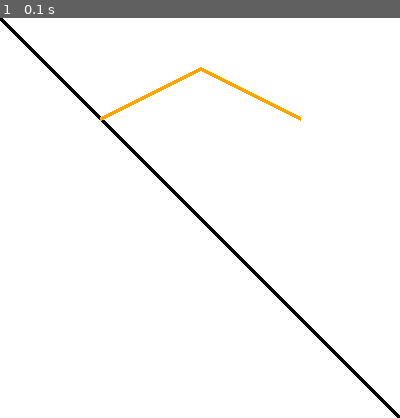
Above: before the commit, frame 1.
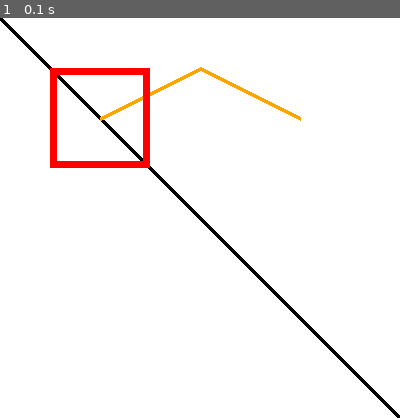
Above: after the commit, the same moment.

Repository: albashzia/Python_Pygame_Practice_Programs
Game: pygame game, started from Code/drawing_shapes.py
The game is run twice, just before and just after one commit, with the same random seed, the same clock (stepped at 60 frames per second) and the same inputs.
Inputs:
- Up to frame 1 (0.1 s): no input

The runs differ from the first frame. In frame 1, 1.6% of the frame differs, in the area x 12-38%, y 12-38%.

Commit message:
Drawing a rectangle on the surface using pygame.draw.rect() function

Diff:
--- a/Code/drawing_shapes.py
+++ b/Code/drawing_shapes.py
@@ -19,6 +19,11 @@
                   [(100,100),(200,50),(300,100)],
                   4)
 
+pygame.draw.rect(screen,
+                 "red",
+                 (50,50,100,100),
+                 7)
+
 done = True
 while done:
     for event in pygame.event.get():
